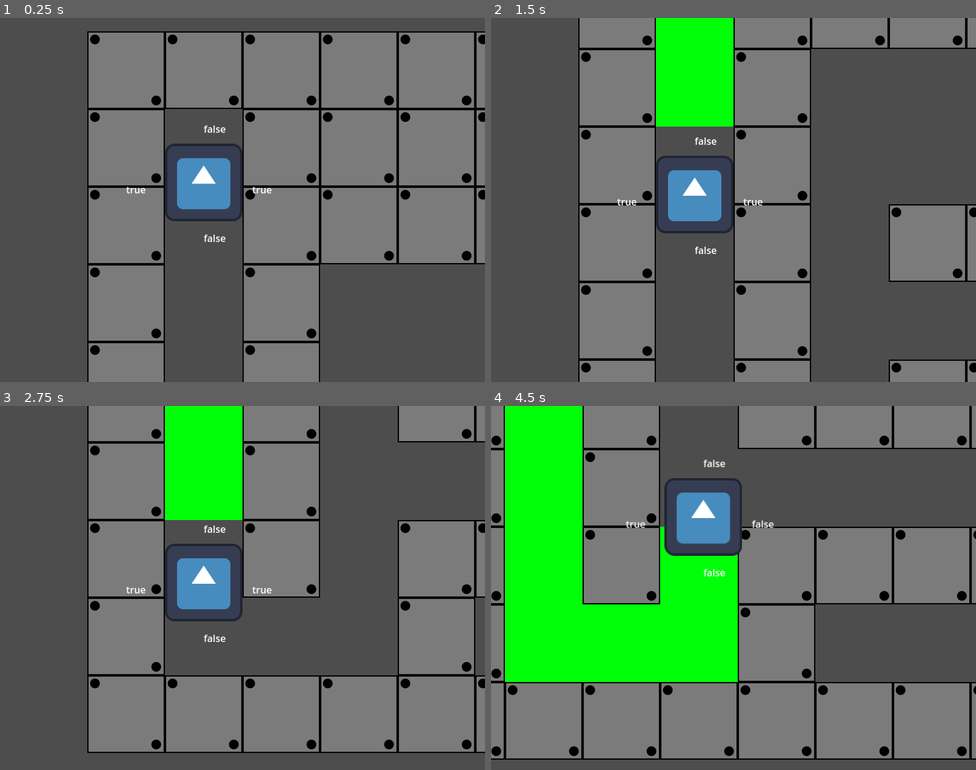
Above: before the commit, frames 1-4 (two rows, left to right).
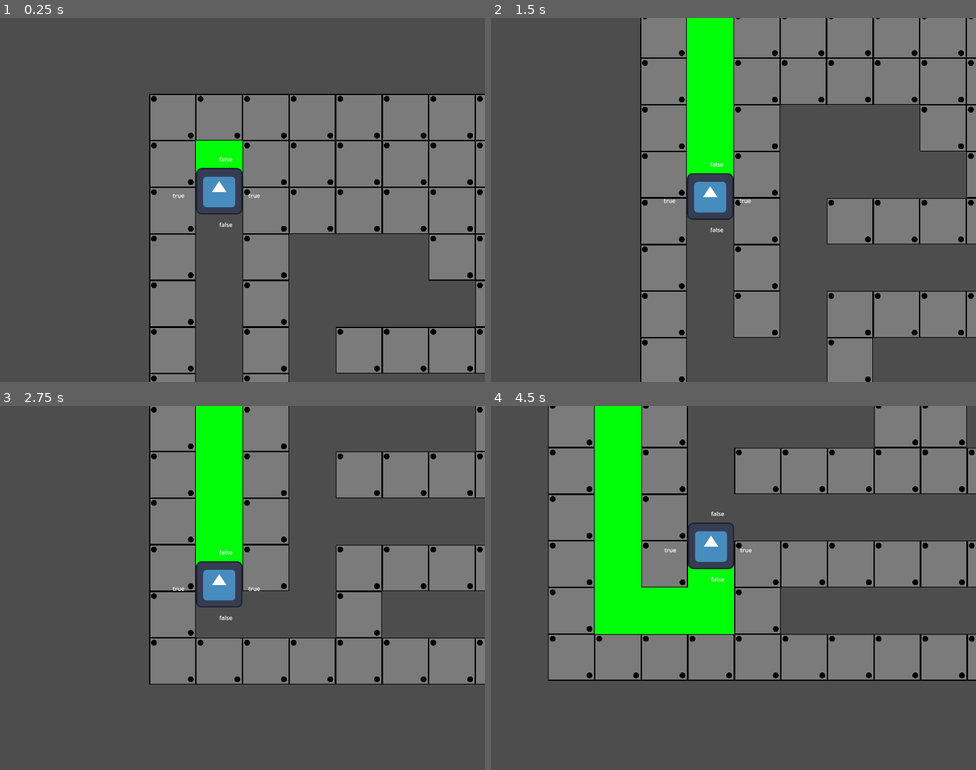
Above: after the commit, the same moments.

Repository: JoseVarelaP/Godot-Labyrinth
Game: Godot game, scene res://laberinto.tscn
Same seed, same stepped clock (60 frames per second), same inputs: the game is played once before the commit and once after it. The engine's default icon, where the game draws it, is replaced by a stand-in: a white triangle on a blue panel in a dark square.
Inputs:
- Up to frame 1 (0.25 s): no input
- Up to frame 2 (1.5 s): no input
- Up to frame 3 (2.75 s): no input
- Up to frame 4 (4.5 s): no input

The runs differ from the first frame. In frame 1, 45% of the frame differs, in the area x 18-100%, y 3-100%; in frame 2, 47%; in frame 3, 54%; in frame 4, 71%, in the area x 0-100%, y 0-98%.

Commit message:
Optimiza llamada de historial de mapa

Diff:
--- a/Player.gd
+++ b/Player.gd
@@ -1,16 +1,17 @@
 extends CharacterBody2D
 
+"""
+NOTA
+
+Intentar realizar todo el proceso por medio de tiles, y calcular el normal
+basado en la posición del tile disponible de la posición actual del jugador.
+"""
+
+var destination = null
 const SPEED = 300.0
-#var direction = Vector2(0,0)
-# const JUMP_VELOCITY = -400.0
-# const TileSize = 128
-# var curPos = Vector2i(0,0)
-# var VisitedPositions = []
-# var children = []
-var LastPosition = Vector2(0,0)
 const DEBUG = true
 
-signal collided(given_collision)
+signal TouchedTile(given_collision)
 
 func getSensorStatus():
 	return [
@@ -26,53 +27,89 @@
 		not $SensorArriba.is_colliding() and
 		not $SensorDerecha.is_colliding())
 
+func getTilePosition():
+	var TileMapExp = get_parent().get_node("Exploracion") as TileMap
+	var pos = TileMapExp.local_to_map( global_position ) as Vector2i
+	return pos
+
 """
 Retorna verdadero o falso si el bloque pedido de position - offset ya fue explorado.
 """
-func wasTileAlreadyExplored(position : Vector2, offset : Vector2i):
+func wasTileAlreadyExplored(curPosition : Vector2i, offset : Vector2i):
 	var TileMapExp = get_parent().get_node("Exploracion") as TileMap
-	var pos = TileMapExp.local_to_map( global_position ) as Vector2i
+	var ColisionMap = get_parent().get_node("TileMap") as TileMap
+	var pos = curPosition
 	pos += offset
 	var data = TileMapExp.get_cell_atlas_coords(0, pos) as Vector2i
+	var colisionData = ColisionMap.get_cell_atlas_coords(0, pos) as Vector2i
 
 	if data:
-		print(data)
-		return data == Vector2i(1,0)
+		# print(curPosition, offset, data, colisionData)
+		return data == Vector2i(1,0) and colisionData == Vector2i(0,0)
 
 	return false
 
-func _physics_process(delta):
+func currentTileHasBeenVisited(curPosition : Vector2i):
+	return wasTileAlreadyExplored(curPosition, Vector2i(0,0))
+
+func tilePositionToGlobal(tilePosition : Vector2i):
+	var TileMapExp = get_parent().get_node("Exploracion") as TileMap
+	return TileMapExp.map_to_local(tilePosition)
+
+func MoveToNewLocation(delta : float, newposition : Vector2i):
+	destination = newposition
+	var GlobalNewPosition = tilePositionToGlobal(newposition)
+	# print( global_position, GlobalNewPosition )
+	global_position = global_position.move_toward(GlobalNewPosition, delta*SPEED )
+
+func DetermineNewDestination():
+	var current_position = getTilePosition()
+
+	# Si estamos actualmente en un bloque ya visitado, encuentra una manera de salir de ahi.
+	if currentTileHasBeenVisited(current_position):
+		print("Current tile has been visited")
+		if not wasTileAlreadyExplored(current_position, Vector2i(0,1)) and not $SensorAbajo.is_colliding():
+			# print("abajo")
+			current_position.y += 1
+			return current_position
+		if not wasTileAlreadyExplored(current_position, Vector2i(1,0)) and not $SensorDerecha.is_colliding():
+			# print("derecha")
+			current_position.x += 1
+			return current_position
+		if not wasTileAlreadyExplored(current_position, Vector2i(0,-1)) and not $SensorArriba.is_colliding():
+			# print("derecha")
+			current_position.y -= 1
+			return current_position
+		return null
+
+	# Abajo
+	if (wasTileAlreadyExplored(current_position, Vector2i(0,-1))):
+		if $SensorAbajo.is_colliding():
+			return null
+		# print("abajo")
+		current_position.y += 1
+		return current_position
+	# Derecha
+	if (wasTileAlreadyExplored(current_position, Vector2i(-1,0))):
+		print("Derecha")
+		if $SensorDerecha.is_colliding():
+			return null
+		current_position.x += 1
+		return current_position
+	# Izquierda
+	if (wasTileAlreadyExplored(current_position, Vector2i(1,0))):
+		# print("Izquierda")
+		if $SensorIzquierda.is_colliding():
+			return null
+		current_position.x -= 1
+		return current_position
+	return null
+
+func _process(delta):
 	#var pos = get_parent().get_node("Exploracion").local_to_map( global_position ) as Vector2i
-	#print( wasTileAlreadyExplored(global_position, Vector2i(0,0)) )
+	## print( wasTileAlreadyExplored(global_position, Vector2i(0,0)) )
 	# Situación donde nos quedamos en limbo, dado la distancia de los sensores, no detectan ninguna pared.
-	if allSensorsDisabled():
-		velocity = Vector2(0,0)
-
-		if not wasTileAlreadyExplored(global_position, Vector2i(0,1)):
-			velocity.y = SPEED * 1
-		if not wasTileAlreadyExplored(global_position, Vector2i(0,-1)):
-			velocity.y = SPEED * -1
-
-		move_and_slide()
-		pass
-
-	for i in get_slide_collision_count():
-		var collision = get_slide_collision(i)
-		if collision:
-			collided.emit(collision)
-
-	# Situacion donde el personaje se encuentra en una area horizontal.
-	if $SensorArriba.is_colliding() != $SensorAbajo.is_colliding():
-		if not $SensorAbajo.is_colliding():
-			velocity.y = SPEED * 1
-		if not $SensorArriba.is_colliding():
-			velocity.y = SPEED * -1
-	# Situación donde el personaje se encuentra en una area vertical.
-	if $SensorDerecha.is_colliding() != $SensorIzquierda.is_colliding():
-		if not $SensorDerecha.is_colliding():
-			velocity.x = SPEED * 1
-		if not $SensorIzquierda.is_colliding():
-			velocity.x = SPEED * -1
+	var newposition = getTilePosition()
 
 	if DEBUG:
 		var stats = getSensorStatus()
@@ -82,83 +119,20 @@
 		$"L-ARR".set_text( "true" if stats[2] else "false" )
 		$"L-DER".set_text( "true" if stats[3] else "false" )
 
-	move_and_slide()
-
-	LastPosition = self.position
-
-"""
-# Determine if the current position given has never been seen before.
-func calculate_pos_and_determine( currentPosition : Vector2i, pastPositions ):
-	if currentPosition in pastPositions:
-		return false
-	return
-
-func generateChildren():
-	$TileMap.
-	var sStatus = getSensorStatus()
-
-	print(sStatus)
-	if not sStatus[0]:
-		var aux = self
-		aux.curPos[0] -= 1
-		children.append(aux)
-
-	if not sStatus[1]:
-		var aux = self
-		aux.curPos[1] += 1
-		children.append(aux)
-
-	if not sStatus[2]:
-		var aux = self
-		aux.curPos[1] -= 1
-		children.append(aux)
-
-	if not sStatus[3]:
-		var aux = self
-		aux.curPos[0] += 1
-		children.append(aux)
-
-	print(children)
-
-var testResult = [1,4]
-func searchBPP(goal):
-	if ConvertVectorToPosition(self.position) == goal:
-		print("goal")
-		return [self]
-	if self in VisitedPositions:
-		print("already visited")
-		return null
-	generateChildren()
-	VisitedPositions.append( self )
-	for c in children:
-		var res = c.searchBPP(goal)
-		if res != null:
-			return res
-	print("faled")
-	return null
-
-func ConvertPositionToVector(pos : Vector2i):
-	print(pos)
-	var newpos = pos
-	newpos.x *= TileSize
-	newpos.y *= TileSize
-	return newpos
-
-func ConvertVectorToPosition(pos : Vector2):
-	print(pos)
-	var newpos = pos
-	newpos.x /= TileSize
-	newpos.y /= TileSize
-	return newpos
-
-func _ready():
-	print( searchBPP( Vector2(1,4) ) )
-	self.position = ConvertPositionToVector(curPos)
-"""
-
-# func _physics_process(delta):
-	#velocity.x = SPEED * direction.x
-	#velocity.y = SPEED * direction.y
-	#print(self.position)
-
-	#move_and_slide()
+	if destination != null:
+		var GlobalNewPosition = tilePositionToGlobal(destination)
+		print(newposition, destination)
+		if (destination.y > newposition.y) and $SensorAbajo.is_colliding():
+			destination = null
+			TouchedTile.emit( newposition )
+			return
+		# print( newposition, destination )
+		global_position = global_position.move_toward(GlobalNewPosition, delta*SPEED )
+		if GlobalNewPosition == global_position:
+			TouchedTile.emit( newposition )
+			destination = null
+		return
+	else:
+		var newLocation = DetermineNewDestination()
+		if newLocation:
+			MoveToNewLocation(delta, newLocation)
--- a/laberinto.gd
+++ b/laberinto.gd
@@ -1,50 +1,35 @@
 extends Node2D
 
-var lastCell
-# Called when the node enters the scene tree for the first time.
-func _ready():
-	var cell = $Exploracion.local_to_map( $Personaje.global_position ) as Vector2i
-	cell.x += 1
-	cell.y += 1
-	var data = $Exploracion.get_cell_tile_data(0, cell) as TileData
-	if data:
-		lastCell = cell
-	pass # Replace with function body.
+var lastCell = Vector2i()
 
-# Called every frame. 'delta' is the elapsed time since the previous frame.
-func _process(delta):
-	var cell = $Exploracion.local_to_map( $Personaje.global_position ) as Vector2i
+func getTilePosition():
+	var pos = $Exploracion.local_to_map( $Personaje.global_position ) as Vector2i
+	return pos
+
+func MarkCellIfPassed():
+	var cell = getTilePosition()
 	var data = $Exploracion.get_cell_tile_data(0, cell) as TileData
 	if cell != lastCell:
 		print(cell)
 		if lastCell != null:
-			$Exploracion.set_cell(
-				0,
-				lastCell,
-				0,
-				Vector2i(1,0)
-				)
+			$Exploracion.set_cell(0,lastCell,0,Vector2i(1,0))
 		lastCell = cell
-	"""
-	if data:
-		var explorado = data.get_custom_data("Explorado")
-		if not explorado:
-			data.set_custom_data("Explorado", true)
-			print("cambiado")
-			print(explorado)
-		else:
-			print(cell, "ya explorado")
-	"""
+
+func ForceSetTileAsPassed(cellPosition : Vector2i):
+	$Exploracion.set_cell(0,cellPosition,0,Vector2i(1,0))
+
+# Called when the node enters the scene tree for the first time.
+func _ready():
+	# Marca el cuadro inicial como ya encontrado, para hacer que el personaje se mueva.
+	lastCell = getTilePosition()
+	$Exploracion.set_cell(0,lastCell,0,Vector2i(1,0))
+	MarkCellIfPassed()
+
+# Called every frame. 'delta' is the elapsed time since the previous frame.
+func _process(delta):
 	pass
+	# MarkCellIfPassed()
 
-
-func _on_personaje_collided(collision):
-	pass
-	"""
-	if collision.collider is TileMap:
-		var cell = $Exploracion.local_to_map( $Personaje.global_position ) as Vector2i
-		var data = $Exploracion.get_cell_tile_data(0, cell) as TileData
-		if data:
-			# Marca el area como explorado.
-			$Exploracion.set_cell(0,lastCell,0,Vector2i(1,0))
-	"""
+func _on_personaje_touched_tile(given_collision : Vector2i):
+	ForceSetTileAsPassed(given_collision)
+	pass # Replace with function body.
--- a/laberinto.tscn
+++ b/laberinto.tscn
@@ -90,19 +90,20 @@
 
 [node name="Camera2D" type="Camera2D" parent="Personaje"]
 offset = Vector2(64, 64)
+zoom = Vector2(0.6, 0.6)
 position_smoothing_enabled = true
 
 [node name="SensorDerecha" type="RayCast2D" parent="Personaje"]
-target_position = Vector2(72, 0)
+target_position = Vector2(64, 0)
 
 [node name="SensorAbajo" type="RayCast2D" parent="Personaje"]
-target_position = Vector2(0, 72)
+target_position = Vector2(2.08165e-12, 64)
 
 [node name="SensorArriba" type="RayCast2D" parent="Personaje"]
-target_position = Vector2(0, -72)
+target_position = Vector2(2.08165e-12, -64)
 
 [node name="SensorIzquierda" type="RayCast2D" parent="Personaje"]
-target_position = Vector2(-72, 0)
+target_position = Vector2(-64, 2.08165e-12)
 
 [node name="L-IZQ" type="Label" parent="Personaje"]
 offset_left = -128.0
@@ -124,4 +125,4 @@
 offset_right = 120.0
 offset_bottom = 23.0
 
-[connection signal="collided" from="Personaje" to="." method="_on_personaje_collided"]
+[connection signal="TouchedTile" from="Personaje" to="." method="_on_personaje_touched_tile"]
